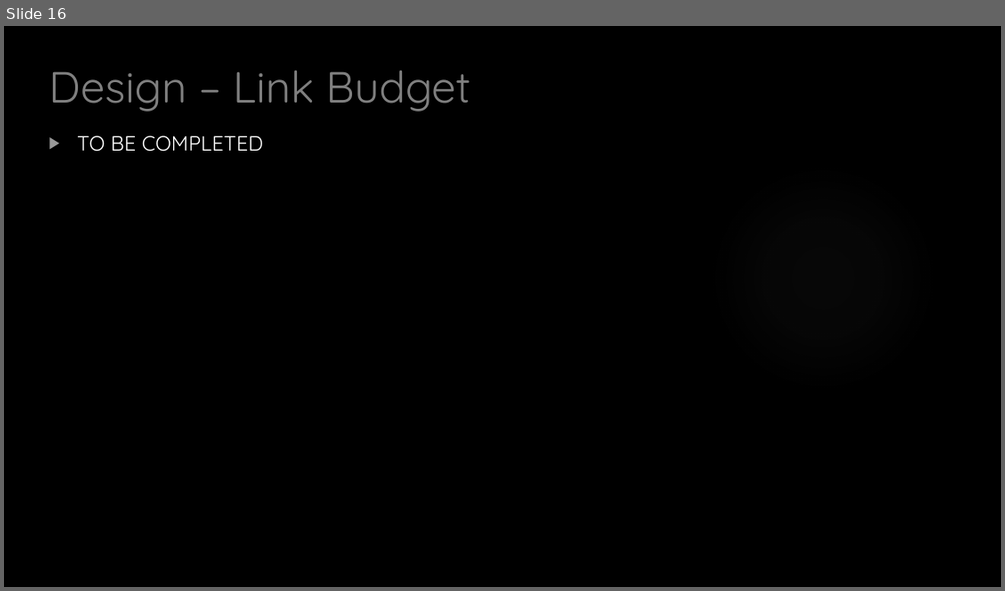
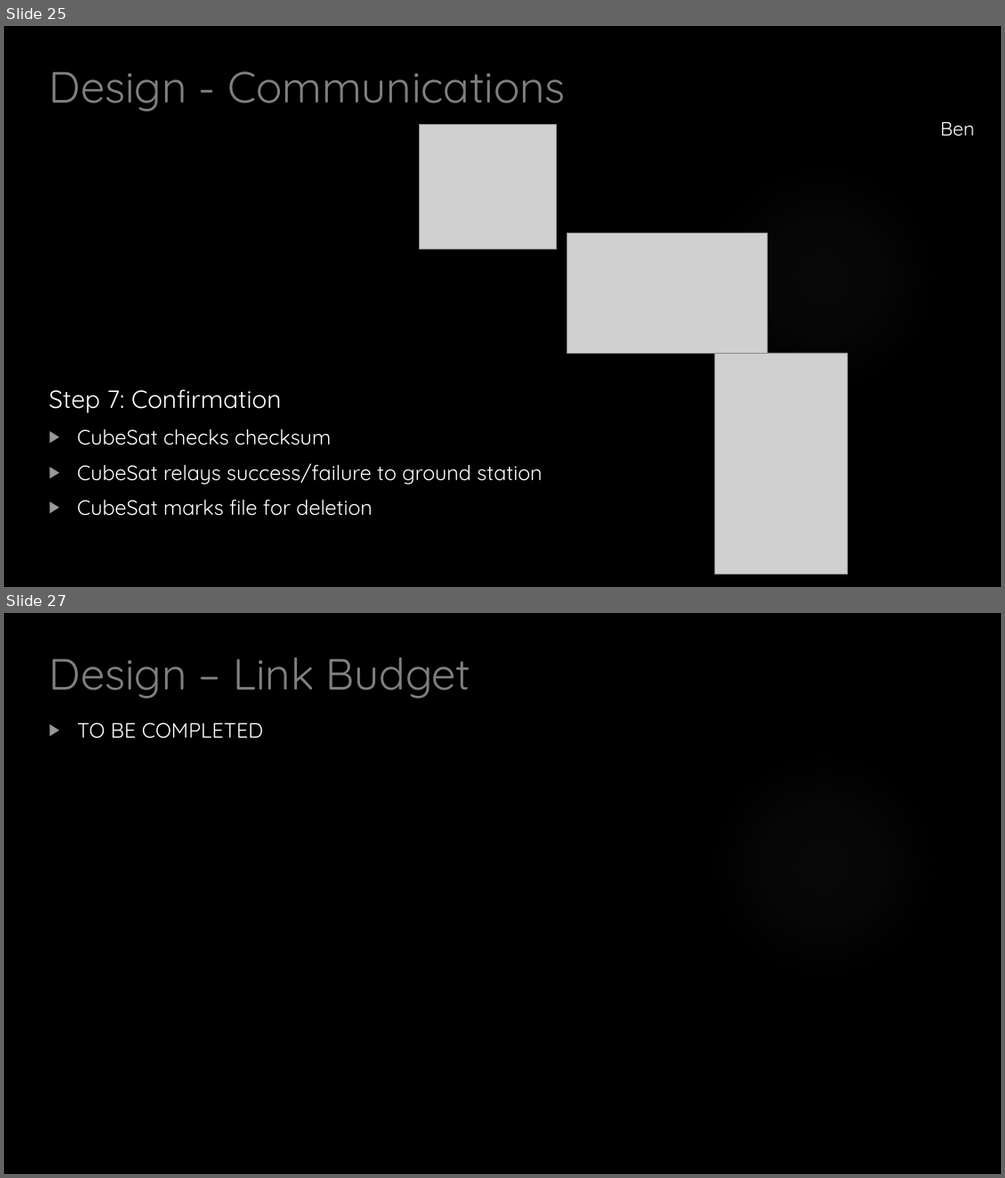
Before and after one commit to HASP-UMN/CubeSat, a slide deck: Presentations/CDR_Presentation.pptx. Shown one above the other, each under a label of ours: slide 16 before the commit, slides 25 and 27 after it; the slides between them are not shown. The pictures are 1005x591 and 1005x1178 pixels, drawn with LibreOffice and Linux fonts; fonts in the diff are those of the drawing; grey boxes stand for pictures; background and template pictures are left out. Boxes give left, top, right and bottom in pixels: in the first picture for what was removed or moved away, otherwise in the second. Text is boxed around its words. In the diff, an @@ line names an element or a change of style, - is before the commit and + after.

```diff
--- a/Presentations/CDR_Presentation.pptx
+++ b/Presentations/CDR_Presentation.pptx
@@ slide 25 added at (4,26,1001,587), background picture (left out); not listed: 1 template element that a slide beside it also shows @@
@@ title added at (48,71,566,111), 42 pt, text #808080 @@
+Design - Communications
@@ picture added at (420,125,557,249) @@
@@ text added at (940,122,974,136), 18.5 pt, text #FFFFFF @@
+Ben
@@ picture added at (567,233,768,354) @@
@@ picture added at (715,353,847,574) @@
@@ text added at (48,389,542,516), 20 pt, text #FFFFFF @@
+Step 7: Confirmation
+▶ CubeSat checks checksum
+▶ CubeSat relays success/failure to ground station
+▶ CubeSat marks file for deletion
@@ what was slide 16 is now slide 27 @@
```
Also in this commit, not shown: 10 other slides added, 3 other files.
